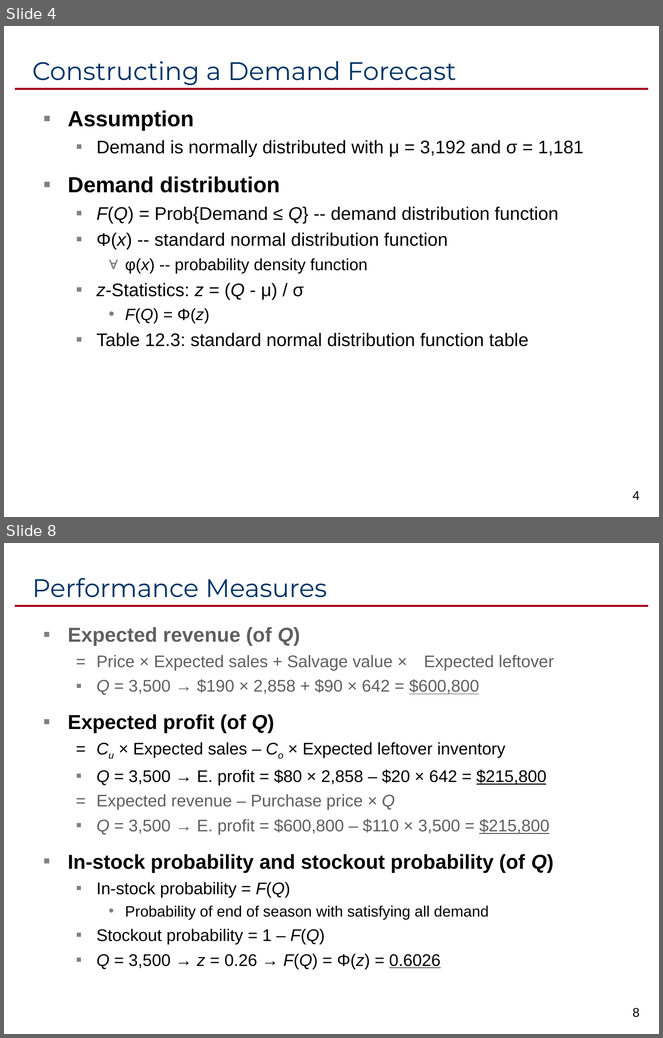
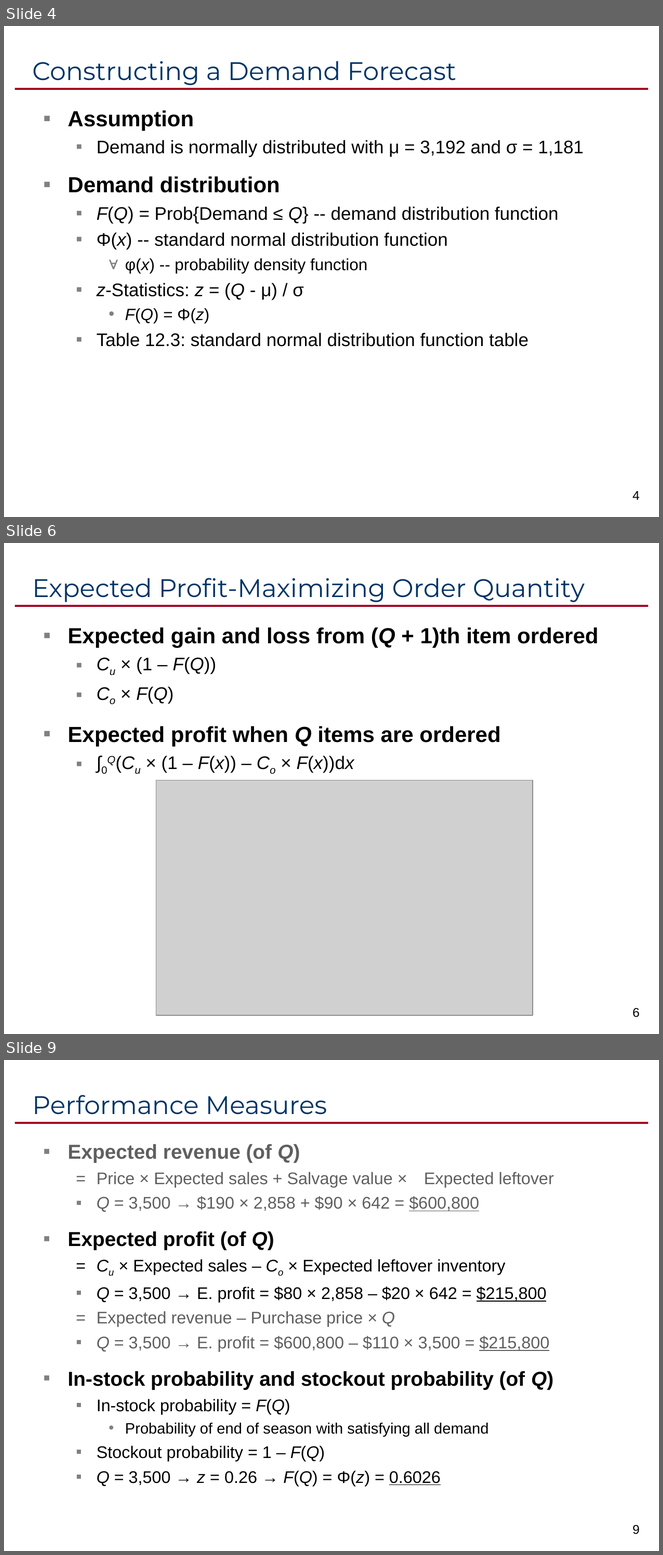
Before and after one commit to ikelab/courses, a slide deck: pm2016/c12.ppt. Shown one above the other, each under a label of ours: slides 4 and 8 before the commit, slides 4, 6 and 9 after it; the slides between them are not shown. The pictures are 663x1038 and 663x1555 pixels, drawn with LibreOffice and Linux fonts; fonts in the diff are those of the drawing; grey boxes stand for pictures. Boxes give left, top, right and bottom in pixels: in the first picture for what was removed or moved away, otherwise in the second. Text is boxed around its words. In the diff, an @@ line names an element or a change of style, - is before the commit and + after.

```diff
--- a/pm2016/c12.ppt
+++ b/pm2016/c12.ppt
@@ slide 6 added at (x1=4, y1=543, x2=659, y2=1034), background #FFFFFF; not listed: 1 template element that a slide beside it also shows @@
@@ title added at (x1=32, y1=578, x2=585, y2=602), 28 pt, text #003366 @@
+Expected Profit-Maximizing Order Quantity
@@ text added at (x1=68, y1=627, x2=598, y2=773), 24 pt, text #000000, bold @@
+▪ Expected gain and loss from (Q + 1)th item ordered
+  ▪ Cu × (1 – F(Q))
+  ▪ Co × F(Q)
+▪ Expected profit when Q items are ordered
+  ▪ ∫0Q(Cu × (1 – F(x)) – Co × F(x))dx
@@ picture added at (x1=156, y1=780, x2=533, y2=1015) @@
@@ page number added at (x1=633, y1=1008, x2=640, y2=1018), 14 pt, text #000000 @@
+6
@@ what was slide 8 is now slide 9 @@
@@ page number at (x1=633, y1=1525, x2=640, y2=1535): text changed @@
-8
+9
```
Also in this commit, not shown: 3 slides changed, 2 other files.
